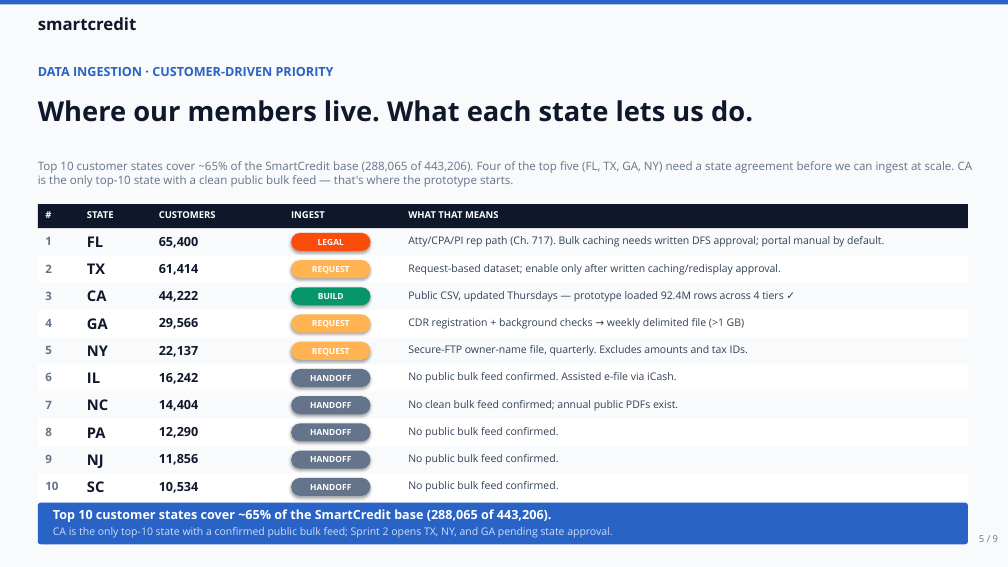
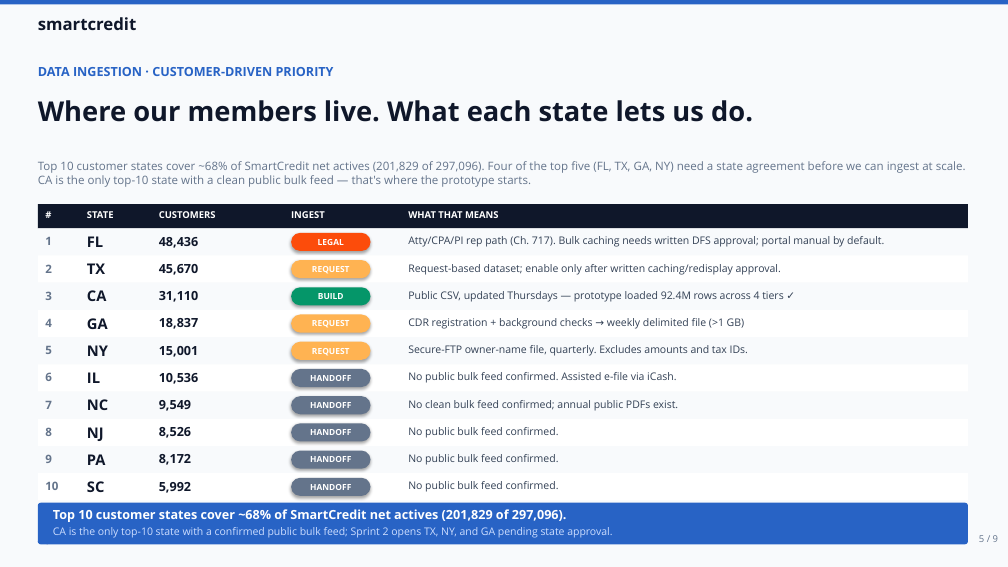
Before and after one commit to ahmedyassineconsumerdirect/cd-getmymoney, a slide deck: slide 5 of myReclaim-Exec-Deck.pptx. Drawn at 1008x567 pixels with LibreOffice and Linux fonts; fonts in the diff are those of the drawing. Boxes give left, top, right and bottom in pixels: in the first picture for what was removed or moved away, otherwise in the second. Text is boxed around its words. In the diff, an @@ line names an element or a change of style, - is before the commit and + after.

```diff
--- a/myReclaim-Exec-Deck.pptx
+++ b/myReclaim-Exec-Deck.pptx
@@ text at (38,161,966,187): text changed @@
-Top 10 customer states cover ~65% of the SmartCredit base (288,065 of 443,206). Four of the top five (FL, TX, GA, NY) need a state agreement before we can ingest at scale. CA is the only top-10 state with a clean public bulk feed — that's where the prototype starts.
+Top 10 customer states cover ~68% of SmartCredit net actives (201,829 of 297,096). Four of the top five (FL, TX, GA, NY) need a state agreement before we can ingest at scale. CA is the only top-10 state with a clean public bulk feed — that's where the prototype starts.
@@ text at (159,237,199,248): text changed @@
-65,400
+48,436
@@ text at (159,264,199,275): text changed @@
-61,414
+45,670
@@ text at (159,291,199,302): text changed @@
-44,222
+31,110
@@ text at (159,318,199,329): text changed @@
-29,566
+18,837
@@ text at (159,346,199,357): text changed @@
-22,137
+15,001
@@ text at (159,373,199,384): text changed @@
-16,242
+10,536
@@ text at (159,400,191,411): text changed @@
-14,404
+9,549
@@ text "NJ": place and size @@
-text "NJ" at (87,454,104,468)
+text "NJ" at (87,427,104,441)
@@ text at (159,427,191,438): text changed @@
-12,290
+8,526
@@ text "PA": place and size @@
-text "PA" at (87,427,106,438)
+text "PA" at (87,454,106,465)
@@ text at (159,454,191,465): text changed @@
-11,856
+8,172
@@ text at (53,509,567,522): text changed @@
-Top 10 customer states cover ~65% of the SmartCredit base (288,065 of 443,206).
+Top 10 customer states cover ~68% of SmartCredit net actives (201,829 of 297,096).
@@ text at (159,482,191,493): text changed @@
-10,534
+5,992
```
Also in this commit, not shown: 1 other file.
